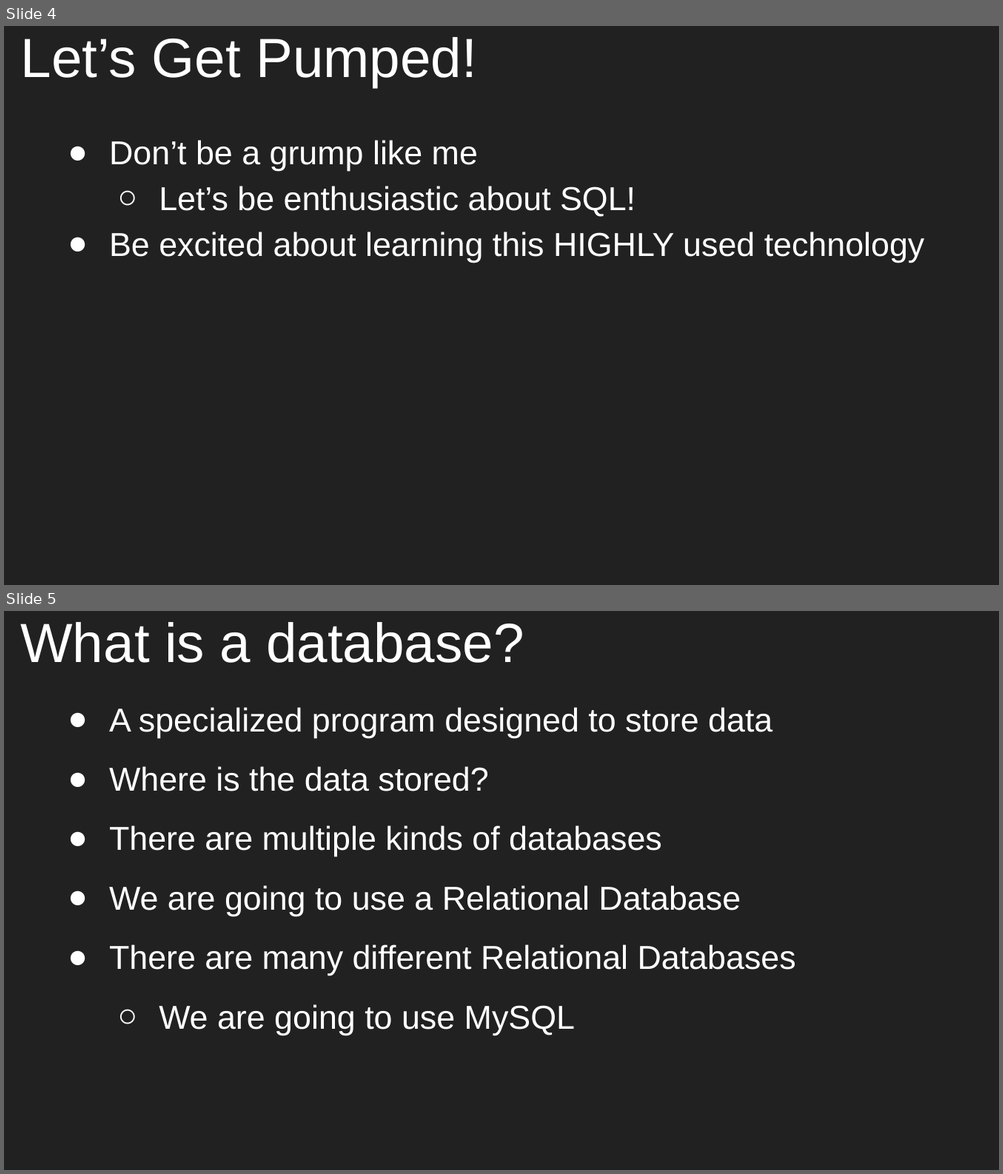
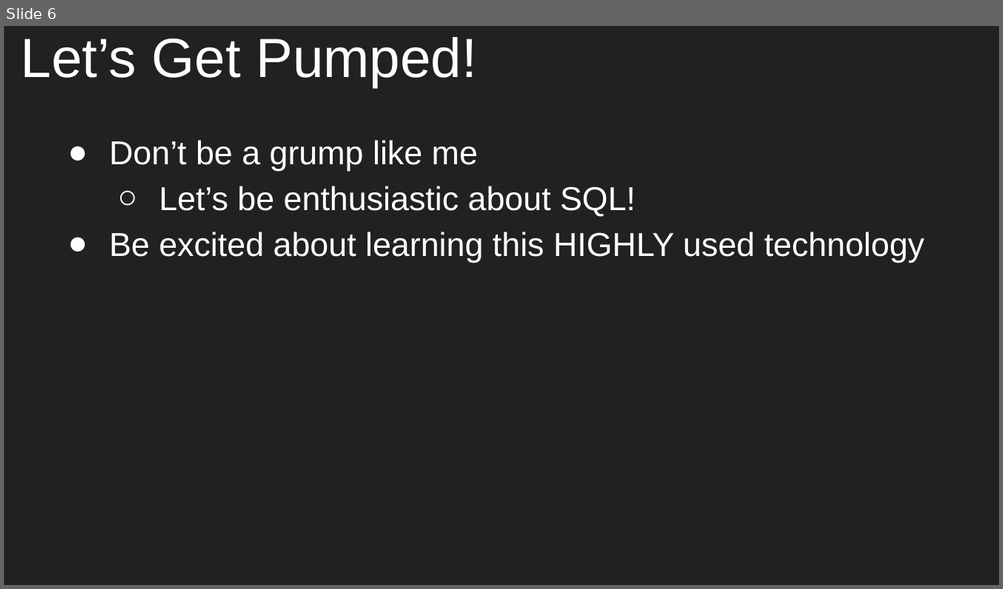
Before and after one commit to aleesham/lc101-unit2, a slide deck: slides/Unit 2 - LC 101 - Class 8.pptx. Shown one above the other, each under a label of ours: slides 4 and 5 before the commit, slide 6 after it. The pictures are 1003x1174 and 1003x589 pixels, drawn with LibreOffice and Linux fonts; fonts in the diff are those of the drawing. Boxes give left, top, right and bottom in pixels: in the first picture for what was removed or moved away, otherwise in the second. Text is boxed around its words. In the diff, an @@ line names an element or a change of style, - is before the commit and + after.

```diff
--- a/slides/Unit 2 - LC 101 - Class 8.pptx
+++ b/slides/Unit 2 - LC 101 - Class 8.pptx
@@ slide 5 removed at bbox=[4, 611, 999, 1170], background #212121 @@
@@ title removed at bbox=[21, 622, 524, 663] @@
-What is a database?
@@ text removed at bbox=[109, 707, 796, 1036] @@
-● A specialized program designed to store data
-● Where is the data stored?
-● There are multiple kinds of databases
-● We are going to use a Relational Database
-● There are many different Relational Databases
-  ○ We are going to use MySQL
@@ what was slide 4 is now slide 6 @@
```
Also in this commit, not shown: 7 slides added, 6 other slides removed, 1 other file.
